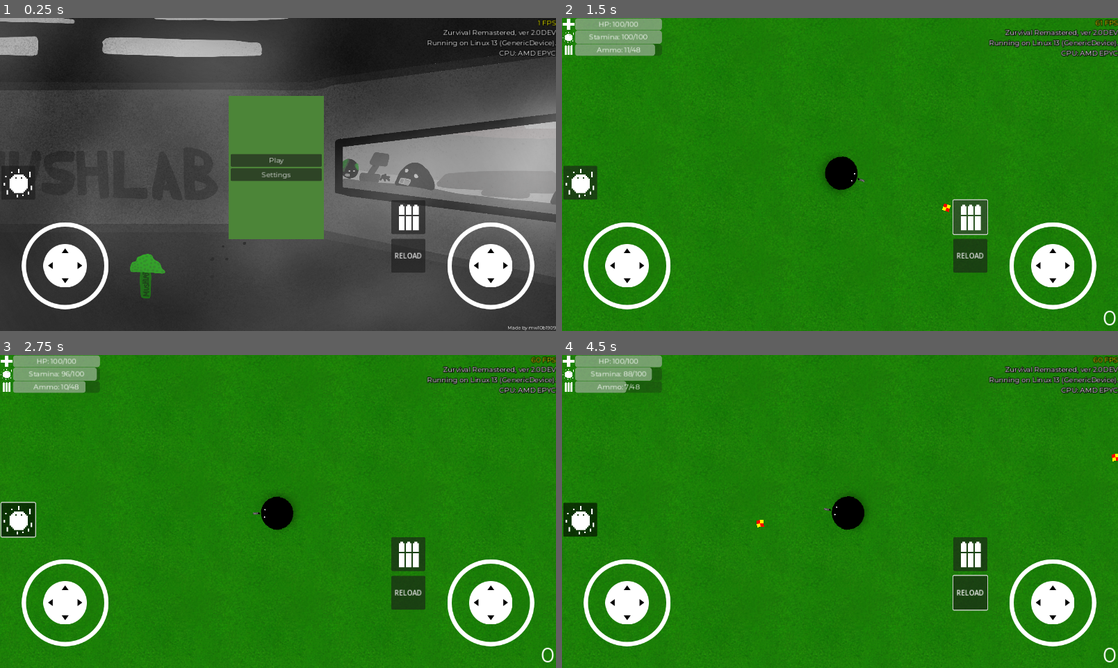
Above: before the commit, frames 1-4 (two rows, left to right).
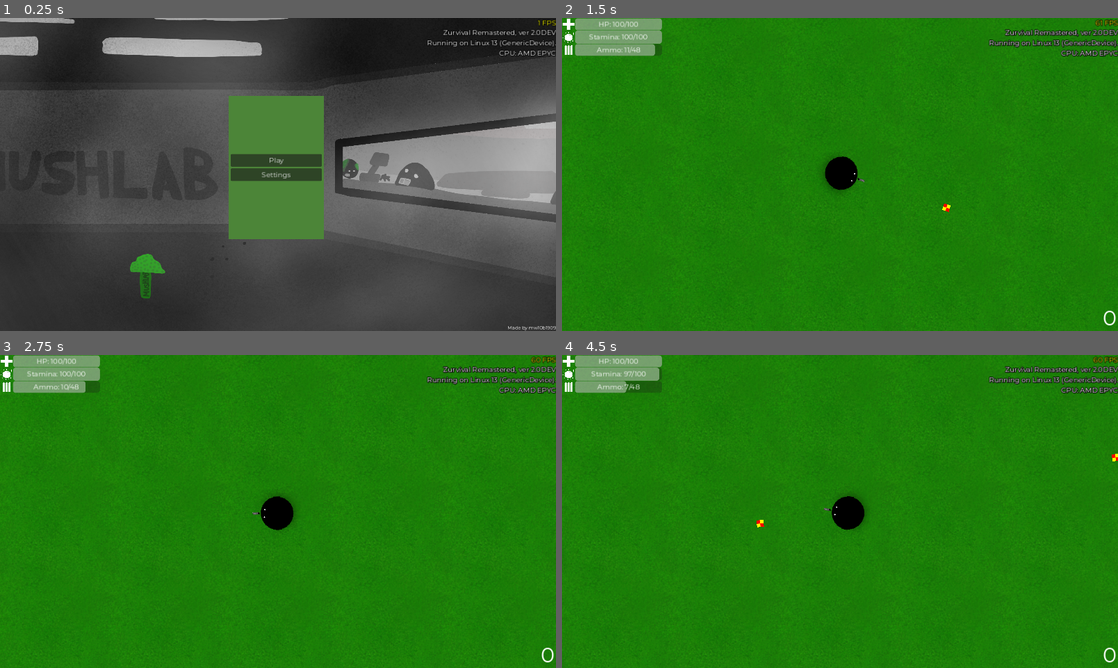
Above: after the commit, the same moments.

Repository: klodskateam/zurvival-remastered
Game: Godot game, scene res://menu.tscn
The game is run twice, just before and just after one commit, with the same random seed, the same clock (stepped at 60 frames per second) and the same inputs.
Inputs (mouse positions are in pixels of both pictures, inside the frame that each line leads up to):
- Up to frame 1 (0.25 s): no input
- Up to frame 2 (1.5 s): click "Play" at 0.5 s; click (967, 218) at 1.27 s
- Up to frame 3 (2.75 s): click (16, 520) at 2.02 s
- Up to frame 4 (4.5 s): click (967, 592) at 2.75 s, where only the run before the commit has a clickable "RELOAD"; move the mouse to (962, 495) at 3.52 s; hold D (right) 3.53-4.25 s; hold Shift (run) 3.53-4.25 s; click (962, 495) at 3.67 s; drag from (728, 527) to (1034, 470) at 4.27 s

The runs differ from the first frame. In frame 1, 4.6% of the frame differs, in the area x 0-97%, y 47-94%; in frame 2, 5.3%; in frame 3, 5.4%, in the area x 0-100%, y 1-100%; in frame 4, 5.4%.
Error in both runs: Invalid type in function 'set_locale' in base 'TranslationServer'. Cannot convert argument 1 from Nil to String. (res://global.gd:21)

Commit message:
вроде готовое управление для мобилок😃😃😃

Diff:
--- a/button_shoot.gd
+++ b/button_shoot.gd
@@ -14,3 +14,7 @@
 
 func _on_button_reload_pressed() -> void:
 	$"../../../game/player".bullets_reload()
+
+func _ready() -> void:
+	if OS.get_name() != "Android":
+		$"..".queue_free()
--- a/global_interface.tscn
+++ b/global_interface.tscn
@@ -58,7 +58,6 @@
 offset_top = -300.0
 offset_bottom = 0.0
 mouse_filter = 2
-joystick_mode = 1
 action_left = "left"
 action_right = "right"
 action_up = "up"
@@ -75,7 +74,6 @@
 offset_bottom = 0.0
 grow_horizontal = 0
 mouse_filter = 2
-joystick_mode = 1
 use_input_actions = false
 
 [node name="Button_shoot" type="Button" parent="joysticks"]
